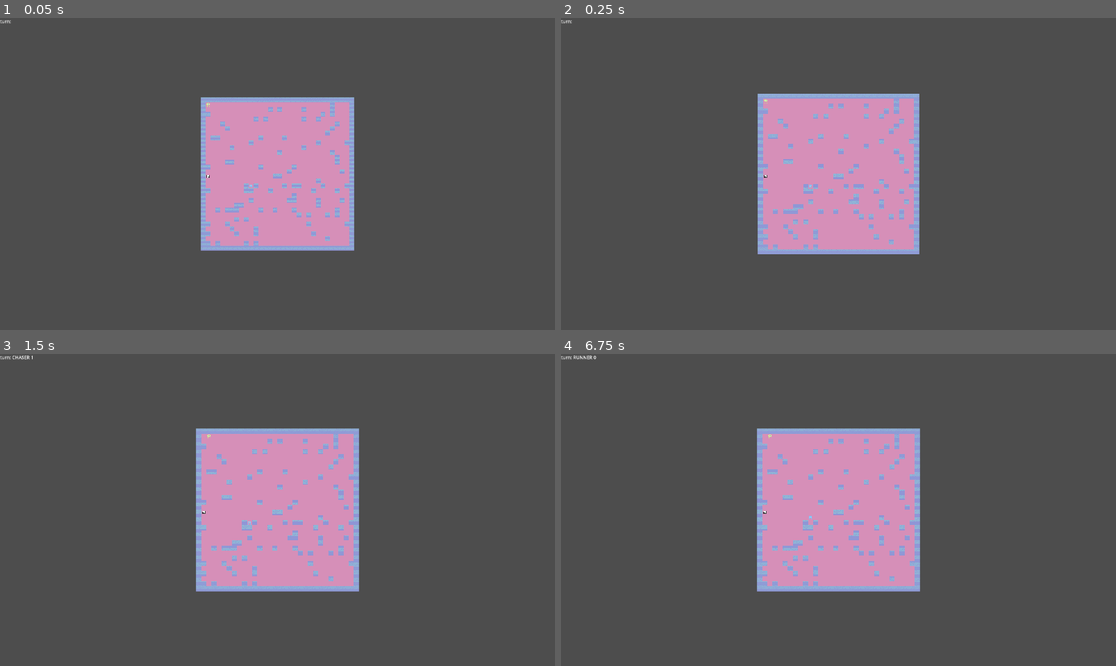
Above: before the commit, frames 1-4 (two rows, left to right).
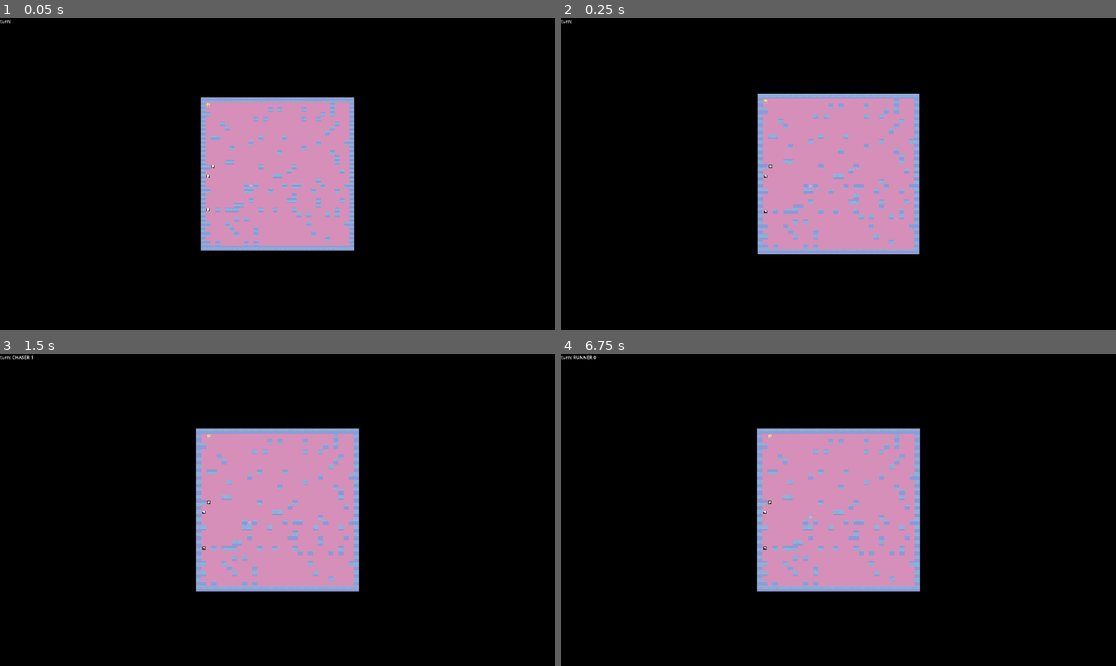
Above: after the commit, the same moments.

Repository: LocalT0aster/LockedUpRL
Game: Godot game, scene res://main.tscn
Same seed, same stepped clock (60 frames per second), same inputs: the game is played once before the commit and once after it.
Inputs (mouse positions are in pixels of both pictures, inside the frame that each line leads up to):
- Up to frame 1 (0.05 s): no input
- Up to frame 2 (0.25 s): no input
- Up to frame 3 (1.5 s): tap Enter at 0.5 s; move the mouse to (399, 494) at 0.52 s; hold Right 0.53-1.25 s; hold Alt (alt) 0.53-1.25 s; click (399, 494) at 0.67 s; tap Space at 1.25 s; drag from (166, 525) to (249, 572) at 1.27 s
- Up to frame 4 (6.75 s): tap Enter at 2, 3.5 s; move the mouse to (894, 441) at 2.02 s; hold Right 2.03-2.75 s; hold Alt (alt) 2.03-2.75 s; tap Space at 2.75, 4.25 s; drag from (810, 572) to (672, 463) at 2.77 s; move the mouse to (1005, 556) at 3.52 s; hold Left 3.53-4.25 s; hold Alt (alt) 3.53-4.25 s; drag from (672, 463) to (755, 432) at 4.27 s; move the mouse to (866, 510) at 5.02 s; hold Down 5.03-5.75 s; hold Alt (alt) 5.03-5.75 s; click (866, 510) at 5.17 s; drag from (755, 432) to (727, 525) at 5.77 s; move the mouse to (960, 494) at 6.52 s; hold Up from 6.53 s (still down); hold Alt (alt) from 6.53 s (still down)

The runs differ from the first frame. In frame 1, 86% of the frame differs, in the area x 0-100%, y 0-100%; in frame 2, 85%; in frame 3, 85%; in frame 4, 85%.

Commit message:
minor fixes

Diff:
--- a/game/main.tscn
+++ b/game/main.tscn
@@ -36,6 +36,8 @@
 [node name="world_tilemap" type="TileMapLayer" parent="."]
 tile_set = SubResource("TileSet_7dm0k")
 script = ExtResource("3_7mycd")
+exit_chance = 0.03
+exit_ammount = 3
 
 [node name="runner_tilemap" type="TileMapLayer" parent="."]
 visible = false
--- a/game/project.godot
+++ b/game/project.godot
@@ -13,6 +13,7 @@
 config/name="LockedUpGodot"
 run/main_scene="uid://cvscynthmt1ld"
 config/features=PackedStringArray("4.5", "GL Compatibility")
+boot_splash/bg_color=Color(0, 0, 0, 1)
 config/icon="res://icon.svg"
 
 [autoload]
@@ -37,3 +38,4 @@
 textures/canvas_textures/default_texture_filter=0
 renderer/rendering_method="gl_compatibility"
 renderer/rendering_method.mobile="gl_compatibility"
+environment/defaults/default_clear_color=Color(0, 0, 0, 1)
--- a/game/world_tilemap.gd
+++ b/game/world_tilemap.gd
@@ -7,7 +7,7 @@
 #var path = PackedVector2Array()
 @export var rect : Rect2i = Rect2i(Vector2i.ZERO, Vector2i(32,32))
 @export var wall_chance : float = 0.1
-@export var exit_chance : float = 0.1
+@export var exit_chance : float
 @export var exit_ammount : int = 1
 
 func _ready():
